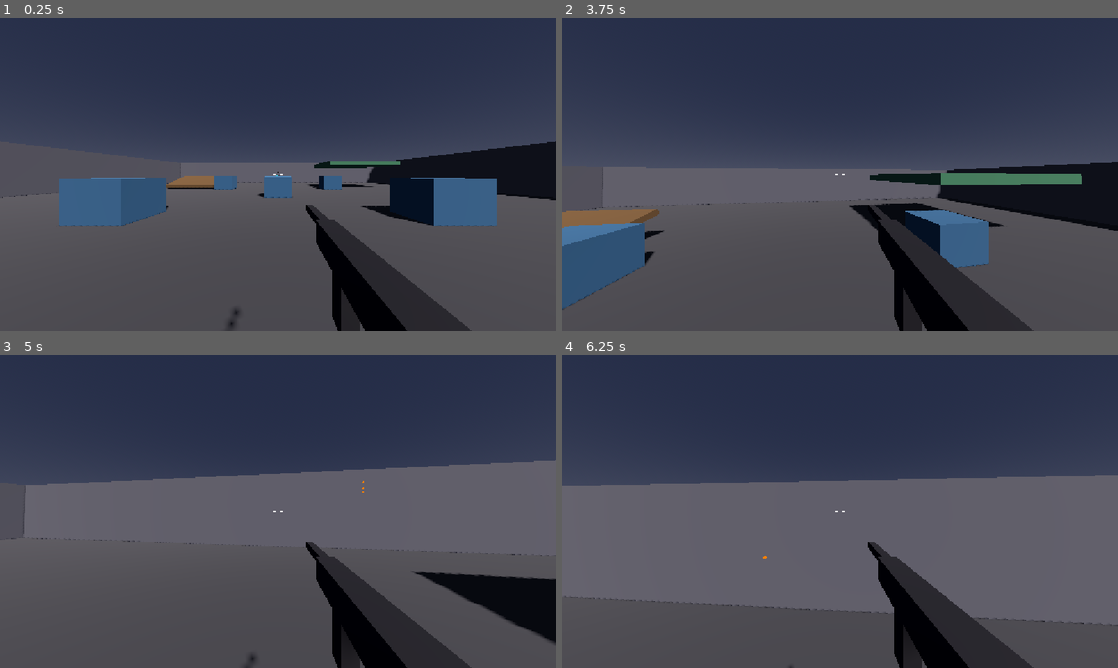
Above: before the commit, frames 1-4 (two rows, left to right).
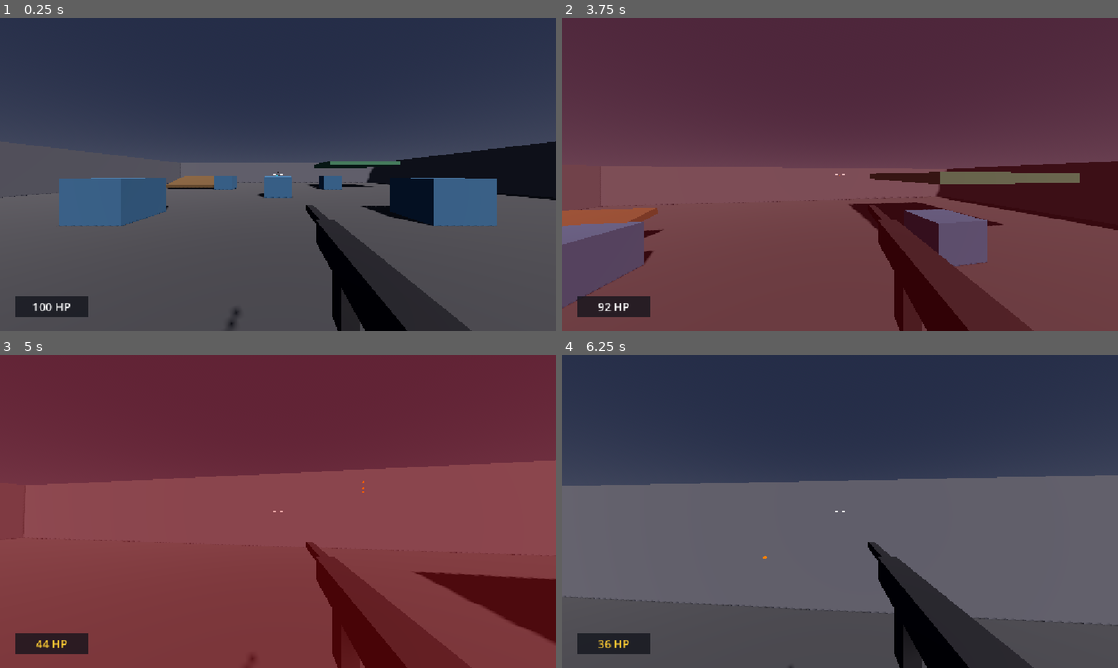
Above: after the commit, the same moments.

Repository: aimerscrypto/Project-FPS
Game: Godot game, scene res://scenes/maps/test_arena.tscn
Two runs of this game, one before a commit and one after it. Both use one fixed random seed, a clock stepped at 60 frames per second and the inputs below.
Inputs (mouse positions are in pixels of both pictures, inside the frame that each line leads up to):
- Up to frame 1 (0.25 s): no input
- Up to frame 2 (3.75 s): tap Enter at 0.5 s; move the mouse to (867, 174) at 0.52 s; hold Ctrl (crouch) 0.53-1.28 s; hold W (move_forward) from 0.53 s (still down); tap Space (jump) at 0.77, 1.52, 3.02 s; move the mouse to (812, 174) at 1.27 s; click (812, 174) at 1.35 s; move the mouse to (851, 168) at 2.02 s; hold Shift (sprint) 2.03-2.78 s; move the mouse to (834, 180) at 2.77 s; tap Ctrl (crouch) at 2.85 s; move the mouse to (878, 177) at 3.52 s; press the mouse at (878, 177) at 3.53 s
- Up to frame 3 (5 s): keep holding W (move_forward); tap Space (jump) at 3.77, 4.52 s; move the mouse to (233, 508) at 4.27 s; release the mouse at (233, 508) at 4.28 s; tap Shift (sprint) at 4.35 s
- Up to frame 4 (6.25 s): move the mouse to (845, 511) at 5.02 s; hold Ctrl (crouch) 5.03-5.78 s; move the mouse to (817, 505) at 5.77 s; release W (move_forward) at 5.78 s; hold D (move_right) from 5.78 s (still down); click (817, 505) at 5.85 s; tap Space (jump) at 6.02 s

The runs differ from the first frame. In frame 1, 0.9% of the frame differs, in the area x 2-16%, y 88-96%; in frame 2, 99%; in frame 3, 100%, in the area x 0-100%, y 0-100%; in frame 4, 0.9%.

Commit message:
Add combat feedback pass: 2D player health HUD, damage screen flash, camera hit reaction, and death/respawn overlay

Diff:
--- a/scenes/player/player.tscn
+++ b/scenes/player/player.tscn
@@ -1,9 +1,10 @@
-[gd_scene load_steps=6 format=3 uid="uid://player_scene"]
+[gd_scene load_steps=7 format=3 uid="uid://player_scene"]
 
 [ext_resource type="Script" path="res://scripts/player/player_controller.gd" id="1_script"]
 [ext_resource type="PackedScene" path="res://scenes/weapons/assault_rifle.tscn" id="2_rifle"]
 [ext_resource type="PackedScene" path="res://scenes/ui/crosshair.tscn" id="3_crosshair"]
 [ext_resource type="Script" path="res://scripts/systems/health.gd" id="4_health"]
+[ext_resource type="PackedScene" path="res://scenes/ui/combat_hud.tscn" id="5_combat_hud"]
 
 [sub_resource type="CapsuleShape3D" id="CapsuleShape3D_1"]
 radius = 0.4
@@ -28,3 +29,5 @@
 [node name="AssaultRifle" parent="CameraMount/Camera3D" instance=ExtResource("2_rifle")]
 
 [node name="CrosshairHUD" parent="." instance=ExtResource("3_crosshair")]
+
+[node name="CombatHUD" parent="." instance=ExtResource("5_combat_hud")]
--- /dev/null
+++ b/scenes/ui/combat_hud.tscn
@@ -0,0 +1,109 @@
+[gd_scene load_steps=2 format=3 uid="uid://combat_hud_scene"]
+
+[ext_resource type="Script" path="res://scripts/ui/combat_hud.gd" id="1_hud"]
+
+[node name="CombatHUD" type="CanvasLayer"]
+script = ExtResource("1_hud")
+
+[node name="DamageFlash" type="ColorRect" parent="."]
+anchors_preset = 15
+anchor_right = 1.0
+anchor_bottom = 1.0
+grow_horizontal = 2
+grow_vertical = 2
+mouse_filter = 2
+color = Color(1, 0, 0, 0)
+
+[node name="HealthDisplay" type="Control" parent="."]
+layout_mode = 3
+anchors_preset = 2
+anchor_top = 1.0
+anchor_bottom = 1.0
+offset_left = 32.0
+offset_top = -72.0
+offset_right = 182.0
+offset_bottom = -28.0
+grow_vertical = 0
+mouse_filter = 2
+
+[node name="Background" type="ColorRect" parent="HealthDisplay"]
+layout_mode = 1
+anchors_preset = 15
+anchor_right = 1.0
+anchor_bottom = 1.0
+grow_horizontal = 2
+grow_vertical = 2
+mouse_filter = 2
+color = Color(0.06, 0.07, 0.1, 0.75)
+
+[node name="HealthLabel" type="Label" parent="HealthDisplay"]
+layout_mode = 1
+anchors_preset = 15
+anchor_right = 1.0
+anchor_bottom = 1.0
+grow_horizontal = 2
+grow_vertical = 2
+theme_override_font_sizes/font_size = 24
+text = "100 HP"
+horizontal_alignment = 1
+vertical_alignment = 1
+
+[node name="DeathOverlay" type="Control" parent="."]
+visible = false
+layout_mode = 3
+anchors_preset = 15
+anchor_right = 1.0
+anchor_bottom = 1.0
+grow_horizontal = 2
+grow_vertical = 2
+mouse_filter = 2
+
+[node name="DarkBackdrop" type="ColorRect" parent="DeathOverlay"]
+layout_mode = 1
+anchors_preset = 15
+anchor_right = 1.0
+anchor_bottom = 1.0
+grow_horizontal = 2
+grow_vertical = 2
+mouse_filter = 2
+color = Color(0.04, 0.04, 0.06, 0.82)
+
+[node name="CenterBox" type="VBoxContainer" parent="DeathOverlay"]
+layout_mode = 1
+anchors_preset = 8
+anchor_left = 0.5
+anchor_top = 0.5
+anchor_right = 0.5
+anchor_bottom = 0.5
+offset_left = -200.0
+offset_top = -90.0
+offset_right = 200.0
+offset_bottom = 90.0
+grow_horizontal = 2
+grow_vertical = 2
+theme_override_constants/separation = 12
+alignment = 1
+
+[node name="DeathTitle" type="Label" parent="DeathOverlay/CenterBox"]
+layout_mode = 2
+theme_override_colors/font_color = Color(0.95, 0.2, 0.2, 1)
+theme_override_font_sizes/font_size = 46
+text = "YOU DIED"
+horizontal_alignment = 1
+vertical_alignment = 1
+
+[node name="KillerLabel" type="Label" parent="DeathOverlay/CenterBox"]
+layout_mode = 2
+theme_override_colors/font_color = Color(0.85, 0.85, 0.9, 1)
+theme_override_font_sizes/font_size = 20
+text = "Killed by BasicBot"
+horizontal_alignment = 1
+vertical_alignment = 1
+
+[node name="RespawnTimerLabel" type="Label" parent="DeathOverlay/CenterBox"]
+layout_mode = 2
+theme_override_colors/font_color = Color(0.3, 0.8, 1, 1)
+theme_override_font_sizes/font_size = 17
+text = "Respawning in 2.5s..."
+horizontal_alignment = 1
+vertical_alignment = 1
--- a/scripts/enemies/basic_bot.gd
+++ b/scripts/enemies/basic_bot.gd
@@ -199,6 +199,14 @@
 
 	# Check Line of Sight
 	_has_los = _check_line_of_sight(player_pos)
+
+	# If target is dead, hold fire and enter Search
+	if _player.get("_is_dead") or (_player.has_node("Health") and _player.get_node("Health").is_dead):
+		_set_state(State.SEARCH)
+		_reaction_timer = reaction_delay
+		velocity.x = move_toward(velocity.x, 0.0, move_speed * 4.0 * delta)
+		velocity.z = move_toward(velocity.z, 0.0, move_speed * 4.0 * delta)
+		return
 
 	# Outside detection range -> Search / Idle
 	if dist > detection_range:
--- a/scripts/player/player_controller.gd
+++ b/scripts/player/player_controller.gd
@@ -51,6 +51,7 @@
 @onready var _camera       : Camera3D        = $CameraMount/Camera3D
 @onready var _collision    : CollisionShape3D = $CollisionShape3D
 @onready var _health       : Health          = $Health
+@onready var _combat_hud   : CanvasLayer     = $CombatHUD
 
 # Weapon reference — resolved at runtime so PlayerController is not tightly
 # coupled to a specific weapon type.
@@ -80,6 +81,12 @@
 var _recoil_yaw            : float = 0.0   # Current horizontal recoil offset (degrees)
 var _recoil_recovery_pitch : float = 4.5   # Rate at which vertical recoil recovers (degrees/second)
 var _recoil_recovery_yaw   : float = 2.5   # Rate at which horizontal recoil recovers (degrees/second)
+
+# Damage hit reaction camera kick
+var _damage_kick_pitch     : float = 0.0   # Temporary pitch flinch on damage
+var _damage_kick_yaw       : float = 0.0   # Temporary yaw flinch on damage
+var _damage_kick_roll      : float = 0.0   # Temporary roll flinch on damage
+var _damage_kick_recovery  : float = 14.0  # Rate of damage flinch recovery (degrees/second)
 
 # Prevent holding jump to auto-jump — require a fresh press
 var _jump_consumed  : bool = false
@@ -148,6 +155,14 @@
 
 
 func _on_damage_received(info: DamageInfo, current_hp: float, max_hp: float) -> void:
+	if _combat_hud:
+		_combat_hud.show_damage(info, current_hp, max_hp)
+
+	# Subtle camera flinch on hit (layered safely with mouse & recoil)
+	_damage_kick_pitch += randf_range(-1.2, -0.6)
+	_damage_kick_yaw += randf_range(-1.0, 1.0)
+	_damage_kick_roll += randf_range(-1.5, 1.5)
+
 	var attacker_name : String = str(info.attacker.name) if (info and info.attacker) else "Unknown"
 	print("[PLAYER DAMAGE] Took %.0f damage from %s. HP: %.0f/%.0f" % [
 		info.get_final_damage() if info else 0.0,
@@ -158,8 +173,19 @@
 
 
 func _on_died(killer: Node) -> void:
+	if _is_dead:
+		return
 	_is_dead = true
 	velocity = Vector3.ZERO
+	_damage_kick_pitch = 0.0
+	_damage_kick_yaw = 0.0
+	_damage_kick_roll = 0.0
+	_recoil_pitch = 0.0
+	_recoil_yaw = 0.0
+
+	if _combat_hud:
+		_combat_hud.show_death(killer, 2.5)
+
 	var killer_name : String = str(killer.name) if killer else "World"
 	print("[PLAYER DEATH] Player killed by %s" % killer_name)
 
@@ -180,8 +206,17 @@
 	_mouse_pitch = 0.0
 	_recoil_pitch = 0.0
 	_recoil_yaw = 0.0
+	_damage_kick_pitch = 0.0
+	_damage_kick_yaw = 0.0
+	_damage_kick_roll = 0.0
 	_camera_mount.rotation_degrees.x = 0.0
 	_camera.rotation_degrees.y = 0.0
+	_camera.rotation_degrees.z = 0.0
+	Input.mouse_mode = Input.MOUSE_MODE_CAPTURED
+
+	if _combat_hud:
+		_combat_hud.hide_death()
+
 	print("[PLAYER RESPAWN] Player respawned. HP: %.0f/%.0f" % [
 		_health.current_health if _health else 100.0,
 		_health.max_health if _health else 100.0
@@ -267,17 +302,24 @@
 
 	_mouse_delta = Vector2.ZERO
 
-	# 3. Smooth recoil recovery over time toward rest (0)
+	# 3. Smooth recoil & damage kick recovery over time toward rest (0)
 	if _recoil_pitch != 0.0:
 		_recoil_pitch = move_toward(_recoil_pitch, 0.0, _recoil_recovery_pitch * delta)
 	if _recoil_yaw != 0.0:
 		_recoil_yaw = move_toward(_recoil_yaw, 0.0, _recoil_recovery_yaw * delta)
-
-	# 4. Final camera pitch = base mouse pitch + recoil pitch (clamped safely)
-	_camera_mount.rotation_degrees.x = clamp(_mouse_pitch + _recoil_pitch, CAMERA_PITCH_MIN, CAMERA_PITCH_MAX)
-
-	# 5. Final camera yaw offset from recoil
-	_camera.rotation_degrees.y = _recoil_yaw
+	if _damage_kick_pitch != 0.0:
+		_damage_kick_pitch = move_toward(_damage_kick_pitch, 0.0, _damage_kick_recovery * delta)
+	if _damage_kick_yaw != 0.0:
+		_damage_kick_yaw = move_toward(_damage_kick_yaw, 0.0, _damage_kick_recovery * delta)
+	if _damage_kick_roll != 0.0:
+		_damage_kick_roll = move_toward(_damage_kick_roll, 0.0, _damage_kick_recovery * delta)
+
+	# 4. Final camera pitch = base mouse pitch + weapon recoil pitch + damage kick pitch (clamped safely)
+	_camera_mount.rotation_degrees.x = clamp(_mouse_pitch + _recoil_pitch + _damage_kick_pitch, CAMERA_PITCH_MIN, CAMERA_PITCH_MAX)
+
+	# 5. Final camera yaw & roll offsets
+	_camera.rotation_degrees.y = _recoil_yaw + _damage_kick_yaw
+	_camera.rotation_degrees.z = _damage_kick_roll
 
 
 # =============================================================================
--- /dev/null
+++ b/scripts/ui/combat_hud.gd
@@ -0,0 +1,121 @@
+extends CanvasLayer
+class_name CombatHUD
+
+# =============================================================================
+# Project FPS — Combat HUD
+#
+# Minimal, lightweight 2D combat readability HUD providing:
+# - Bottom-left Player Health display ("100 HP")
+# - Retriggerable smooth screen-space damage flash / vignette
+# - Responsive "YOU DIED" death overlay with killer info and respawn timer
+# =============================================================================
+
+@onready var _health_label     : Label     = $HealthDisplay/HealthLabel
+@onready var _damage_flash     : ColorRect = $DamageFlash
+@onready var _death_overlay    : Control   = $DeathOverlay
+@onready var _death_title      : Label     = $DeathOverlay/CenterBox/DeathTitle
+@onready var _death_killer     : Label     = $DeathOverlay/CenterBox/KillerLabel
+@onready var _respawn_timer_lbl: Label     = $DeathOverlay/CenterBox/RespawnTimerLabel
+
+var _flash_tween : Tween = null
+var _respawn_time_left : float = 0.0
+var _is_dead : bool = false
+
+
+func _ready() -> void:
+	if _damage_flash:
+		_damage_flash.color = Color(1.0, 0.0, 0.0, 0.0)
+		_damage_flash.mouse_filter = Control.MOUSE_FILTER_IGNORE
+	if _death_overlay:
+		_death_overlay.visible = false
+		_death_overlay.mouse_filter = Control.MOUSE_FILTER_IGNORE
+	update_health(100.0, 100.0)
+
+
+func _process(delta: float) -> void:
+	if _is_dead and _respawn_time_left > 0.0:
+		_respawn_time_left -= delta
+		if _respawn_timer_lbl:
+			_respawn_timer_lbl.text = "Respawning in %.1fs..." % max(_respawn_time_left, 0.0)
+
+
+## Updates current HP label and color
+func update_health(current_hp: float, max_hp: float) -> void:
+	if _health_label == null or not is_instance_valid(_health_label):
+		return
+
+	_health_label.text = "%d HP" % int(max(current_hp, 0.0))
+
+	# Stylized dynamic HP color
+	var ratio := current_hp / max_hp if max_hp > 0.0 else 1.0
+	if ratio > 0.6:
+		_health_label.modulate = Color(1.0, 1.0, 1.0, 1.0)       # Crisp White
+	elif ratio > 0.3:
+		_health_label.modulate = Color(1.0, 0.8, 0.2, 1.0)       # Amber
+	else:
+		_health_label.modulate = Color(1.0, 0.25, 0.25, 1.0)     # Critical Red
+
+
+## Trigger red screen damage flash
+func show_damage(_info: DamageInfo, current_hp: float, max_hp: float) -> void:
+	update_health(current_hp, max_hp)
+
+	if _damage_flash == null or not is_instance_valid(_damage_flash):
+		return
+
+	if _flash_tween and _flash_tween.is_valid():
+		_flash_tween.kill()
+
+	_damage_flash.color = Color(0.9, 0.05, 0.05, 0.35)
+
+	if is_inside_tree():
+		_flash_tween = create_tween()
+		if _flash_tween:
+			_flash_tween.tween_property(_damage_flash, "color:a", 0.0, 0.3).set_ease(Tween.EASE_OUT).set_trans(Tween.TRANS_QUAD)
+	else:
+		_damage_flash.color.a = 0.0
+
+
+## Display death overlay
+func show_death(killer: Node, duration: float = 2.5) -> void:
+	_is_dead = true
+	_respawn_time_left = duration
+
+	if _health_label:
+		_health_label.text = "0 HP"
+		_health_label.modulate = Color(0.6, 0.2, 0.2, 1.0)
+
+	if _damage_flash:
+		_damage_flash.color = Color(0.6, 0.0, 0.0, 0.2)
+
+	if _death_overlay:
+		_death_overlay.visible = true
+		_death_overlay.modulate.a = 0.0
+		if is_inside_tree():
+			var tween := create_tween()
+			if tween:
+				tween.tween_property(_death_overlay, "modulate:a", 1.0, 0.25)
+		else:
+			_death_overlay.modulate.a = 1.0
+
+	if _death_killer:
+		var killer_name : String = str(killer.name) if killer else "World"
+		_death_killer.text = "Killed by %s" % killer_name
+
+	if _respawn_timer_lbl:
+		_respawn_timer_lbl.text = "Respawning in %.1fs..." % duration
+
+
+## Restore HUD after respawn
+func hide_death() -> void:
+	_is_dead = false
+	_respawn_time_left = 0.0
+
+	if _death_overlay:
+		_death_overlay.visible = false
+		_death_overlay.modulate.a = 0.0
+
+	if _damage_flash:
+		_damage_flash.color = Color(1.0, 0.0, 0.0, 0.0)
+
+	update_health(100.0, 100.0)
Not shown, changed: DEVELOPMENT_STATUS.md
